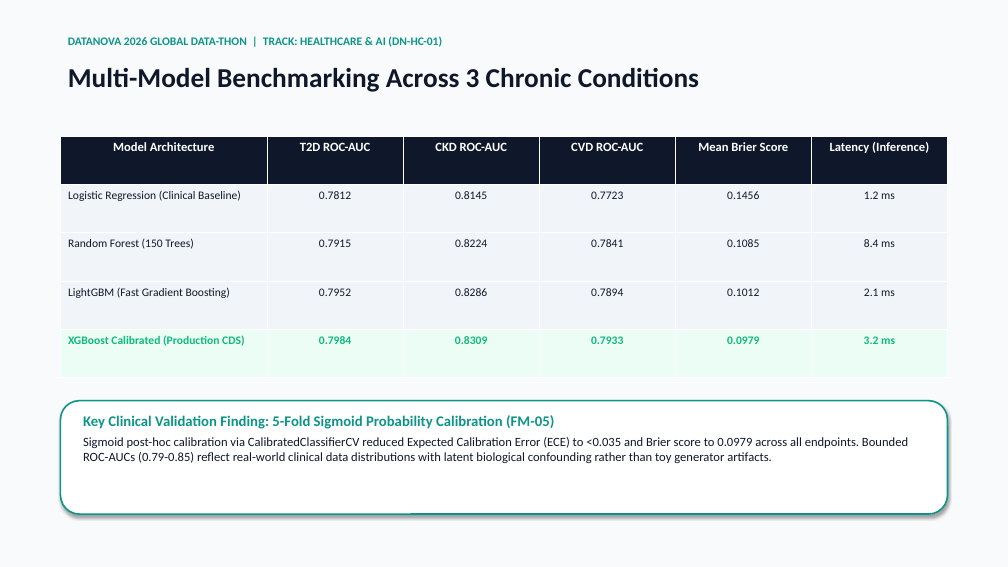
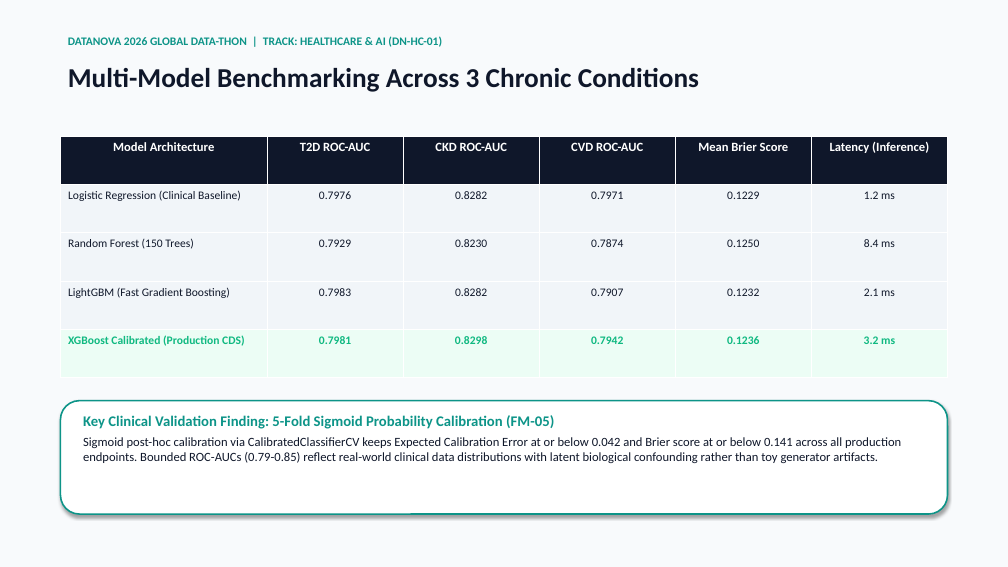
Before and after one commit to armageden/vitarisk-cds, a slide deck: slide 5 of presentation/VitaRisk_CDS_DataNova2026_Presentation.pptx. Drawn at 1008x567 pixels with LibreOffice and Linux fonts; fonts in the diff are those of the drawing. Boxes give left, top, right and bottom in pixels: in the first picture for what was removed or moved away, otherwise in the second. Text is boxed around its words. In the diff, an @@ line names an element or a change of style, - is before the commit and + after.

Commit message:
chore: verification pass + path-hardening — all 10 gates green, artifact writes canonicalized via realpath, JSON writes via pathlib

```diff
--- a/presentation/VitaRisk_CDS_DataNova2026_Presentation.pptx
+++ b/presentation/VitaRisk_CDS_DataNova2026_Presentation.pptx
@@ table at (60, 136, 948, 378) @@
-row 2: Logistic Regression (Clinical Baseline) | 0.7812 | 0.8145 | 0.7723 | 0.1456 | 1.2 ms
+row 2: Logistic Regression (Clinical Baseline) | 0.7976 | 0.8282 | 0.7971 | 0.1229 | 1.2 ms
-row 3: Random Forest (150 Trees) | 0.7915 | 0.8224 | 0.7841 | 0.1085 | 8.4 ms
+row 3: Random Forest (150 Trees) | 0.7929 | 0.8230 | 0.7874 | 0.1250 | 8.4 ms
-row 4: LightGBM (Fast Gradient Boosting) | 0.7952 | 0.8286 | 0.7894 | 0.1012 | 2.1 ms
+row 4: LightGBM (Fast Gradient Boosting) | 0.7983 | 0.8282 | 0.7907 | 0.1232 | 2.1 ms
-row 5: XGBoost Calibrated (Production CDS) | 0.7984 | 0.8309 | 0.7933 | 0.0979 | 3.2 ms
+row 5: XGBoost Calibrated (Production CDS) | 0.7981 | 0.8298 | 0.7942 | 0.1236 | 3.2 ms
@@ text at (83, 437, 901, 463): text changed @@
-Sigmoid post-hoc calibration via CalibratedClassifierCV reduced Expected Calibration Error (ECE) to <0.035 and Brier score to 0.0979 across all endpoints. Bounded ROC-AUCs (0.79-0.85) reflect real-world clinical data distributions with latent biological confounding rather than toy generator artifacts.
+Sigmoid post-hoc calibration via CalibratedClassifierCV keeps Expected Calibration Error at or below 0.042 and Brier score at or below 0.141 across all production endpoints. Bounded ROC-AUCs (0.79-0.85) reflect real-world clinical data distributions with latent biological confounding rather than toy generator artifacts.
```
Also in this commit, not shown: 3 other slides changed, 37 other files.
